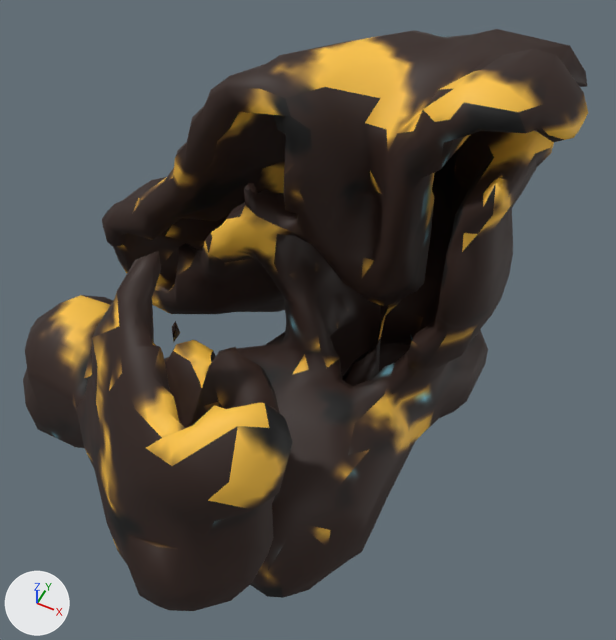
A saved change to the glTF model www/proto3d/models/beth/equipment/fitted/wren/wren_leather_epic_boot_R.glb.
Before and after are seen from a 50 mm lens placed at (0.092, -0.575, 0.739), pointed at (-0.13, -0.131, 0.183). The axes (+X, +Y, +Z) are drawn at lower left. The lights are the same throughout. The picture after the commit comes second. Vertices at exactly the same position are counted once.

The first picture shows 'wren_leather_epic_boot_R'.
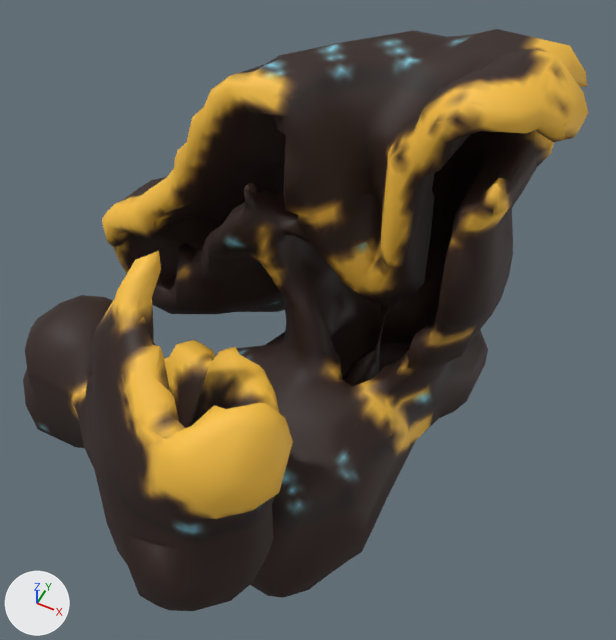
What changed in the scene script:
```text
Change me_wren_leather_epic_boot_r_hi_001:
    used by ob_wren_leather_epic_boot_r; location = (0.0, 0.0, 0.0)
    verts and faces of me_wren_leather_epic_boot_r_hi_001; kept vertices keep their numbers, new ones are numbered from 2002
    before: 68 (-0.109, -0.292, -0.01) at pixel (250, 584), 69 (-0.108, -0.275, -0.03), 74 (-0.089, -0.296, -0.007) at pixel (267, 596), 75 (-0.082, -0.274, -0.03), 110 (-0.076, -0.291, -0.007) at pixel (283, 597)
    before: 1013 (-0.108, -0.295, 0.022), 1023 (-0.078, -0.291, 0.03) at pixel (279, 579)
    remove me_wren_leather_epic_boot_r_hi_001.from_pydata(...)  # 2002 vertices, 3998 faces; spans x -0.384..0.04, y -0.386..0.1, z -0.04..0.42
    add me_wren_leather_epic_boot_r_hi_001.from_pydata(...)  # 2011 vertices, 4030 faces; spans x -0.384..0.04, y -0.386..0.1, z -0.04..0.42
    me_wren_leather_epic_boot_r_hi_001 part 1: the loose piece of 4 vertices spanning x -0.201..-0.2, y -0.229..-0.219, z 0.22..0.238 is deleted
    me_wren_leather_epic_boot_r_hi_001 part 2
    16 vertices are removed from x -0.329..-0.031, y -0.338..0.021, z -0.001..0.38
    111 faces are deleted
    32 vertices are added at x -0.33..-0.031, y -0.341..0.025, z -0.006..0.38
    143 new faces join them
    me_wren_leather_epic_boot_r_hi_001 part 3
    add delete_vertices([74])  # with the faces that use them
    add verts[2003] = (-0.09, -0.294, -0.01)  # pixel (267, 595)
    add verts[2018] = (-0.089, -0.296, 0.01)  # pixel (266, 588)
    add faces += [(75, 110, 2003), (110, 1023, 2018), (68, 69, 2003), (69, 75, 2003), (1013, 2003, 2018), (68, 2003, 1013)]
    add faces += [(1013, 2018, 1023), (110, 2018, 2003)]
    me_wren_leather_epic_boot_r_hi_001 part 4: 3582 kept faces spanning x -0.384..0.04, y -0.386..0.1, z -0.04..0.42 get new texture (UV) coordinates
    other edits to the shape of me_wren_leather_epic_boot_r_hi_001 do not show in these pictures
```

Where the change shows, as pixel boxes (x1, y1, x2, y2) in the pictures (616 x 640 px; the box of a moved part takes in the faces that stretch with it):
part 1 of me_wren_leather_epic_boot_r_hi_001, deleted
    before: (172, 321, 180, 342)
part 2 of me_wren_leather_epic_boot_r_hi_001, moved or reshaped
    both: (122, 40, 446, 448)
part 3 of me_wren_leather_epic_boot_r_hi_001, moved or reshaped
    both: (250, 575, 283, 598)
part 4 of me_wren_leather_epic_boot_r_hi_001, surface changed
    both: (36, 34, 588, 579)
